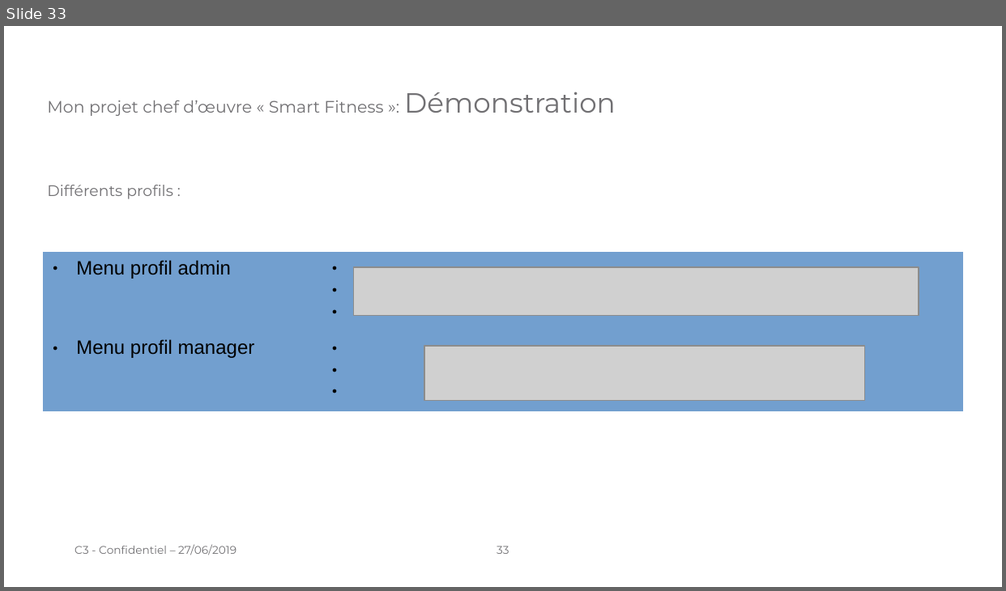
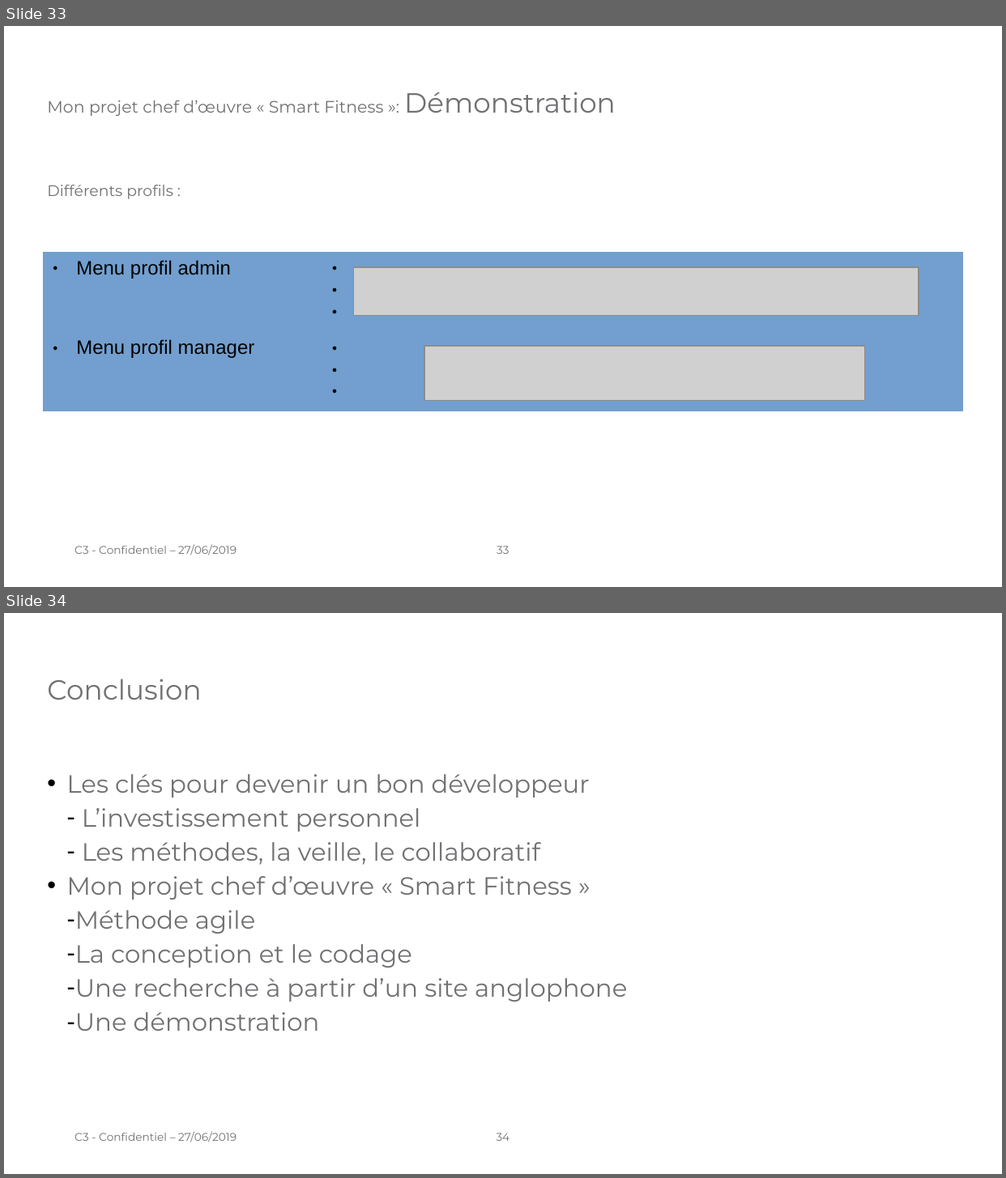
Before and after one commit to laurentpicardLP2/smartFitness, a slide deck: docs/oral/Présentation orale - Projet chef d'œuvre.odp. Shown one above the other, each under a label of ours: slide 33 before the commit, slides 33 and 34 after it. The pictures are 1006x591 and 1006x1178 pixels, drawn with LibreOffice and Linux fonts; fonts in the diff are those of the drawing; grey boxes stand for pictures; background and template pictures are left out. Boxes give left, top, right and bottom in pixels: in the first picture for what was removed or moved away, otherwise in the second. Text is boxed around its words. In the diff, an @@ line names an element or a change of style, - is before the commit and + after.

Commit message:
update docs

```diff
--- a/docs/oral/Présentation orale - Projet chef d'œuvre.odp
+++ b/docs/oral/Présentation orale - Projet chef d'œuvre.odp
@@ slide 34 added at (4, 613, 1002, 1174), background #FFFFFF; not listed: 2 template elements that a slide beside it also shows @@
@@ title added at (47, 679, 202, 700), 20 pt, text #717073 @@
+Conclusion
@@ text added at (67, 774, 627, 1031), 18 pt, text #717073 @@
+  • Les clés pour devenir un bon développeur
+    – L’investissement personnel
+    – Les méthodes, la veille, le collaboratif
+  • Mon projet chef d’œuvre « Smart Fitness »
+    – Méthode agile
+    – La conception et le codage
+    – Une recherche à partir d’un site anglophone
+    – Une démonstration
```
